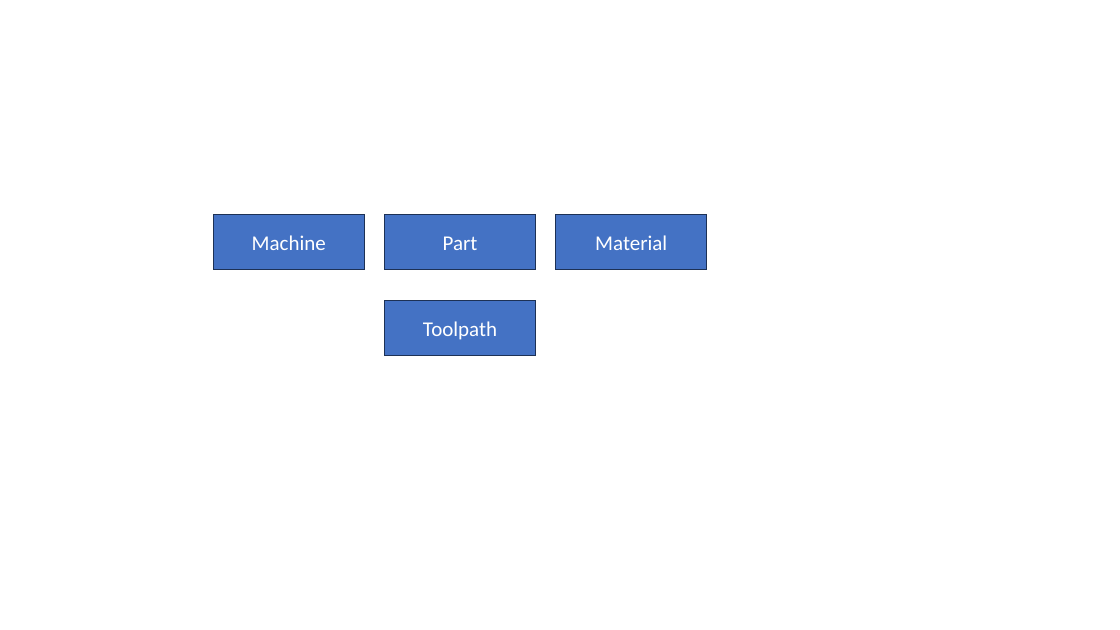
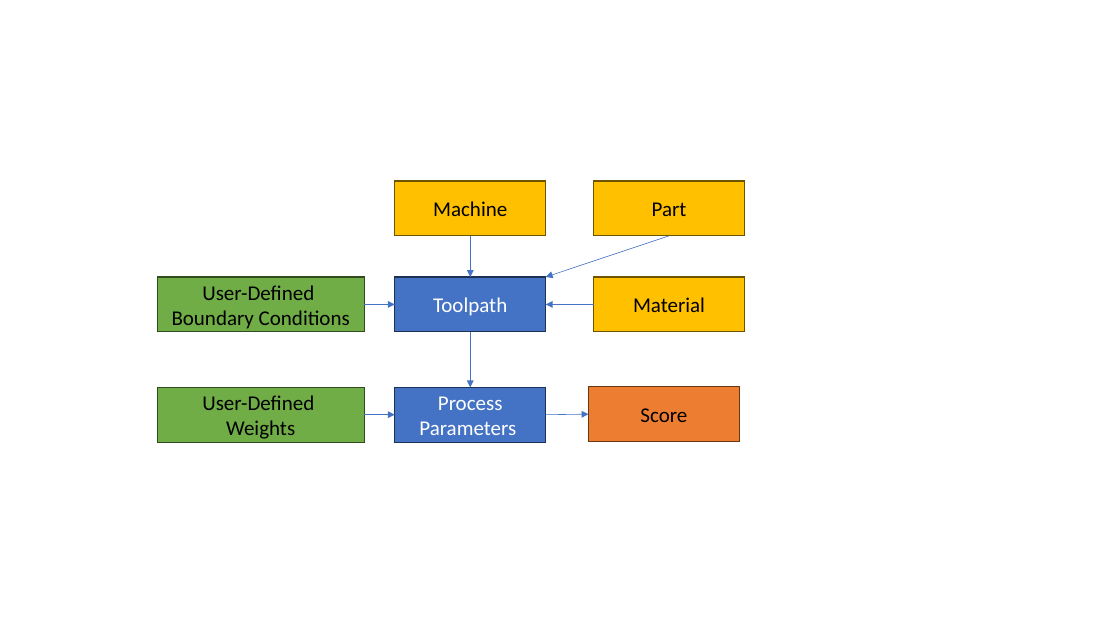
Before and after one commit to JanNalivaika/MASTERS-THESIS, a slide deck: slide 1 of Latex/figures/images.pptx. Drawn at 1120x630 pixels with LibreOffice and Linux fonts; fonts in the diff are those of the drawing. Boxes give left, top, right and bottom in pixels: in the first picture for what was removed or moved away, otherwise in the second. Text is boxed around its words. In the diff, an @@ line names an element or a change of style, - is before the commit and + after.

```diff
--- a/Latex/figures/images.pptx
+++ b/Latex/figures/images.pptx
@@ rectangle "Machine": place and size @@
-rectangle "Machine" at box(213, 214, 365, 269)
+rectangle "Machine" at box(395, 181, 546, 235)
@@ text colour #FFFFFF to #000000; fill #4472C4 to #FFC000; outline #1E3256 1 pt to #705400 1 pt in 3 elements at box(594, 277, 745, 332), box(395, 181, 546, 235), box(594, 181, 745, 235) @@
@@ rectangle "Part": place and size @@
-rectangle "Part" at box(385, 214, 536, 269)
+rectangle "Part" at box(594, 181, 745, 235)
@@ rectangle "Toolpath": place and size @@
-rectangle "Toolpath" at box(385, 301, 536, 355)
+rectangle "Toolpath" at box(395, 277, 546, 332)
@@ rectangle "Material": place and size @@
-rectangle "Material" at box(556, 214, 707, 269)
+rectangle "Material" at box(594, 277, 745, 332)
@@ group added at box(157, 236, 740, 442): 7 arrows, 4 rectangles @@
+Process Parameters
+User-Defined
+Weights
+Score
+User-Defined
+Boundary Conditions
```
Also in this commit, not shown: 2 slides added, 16 other files.
